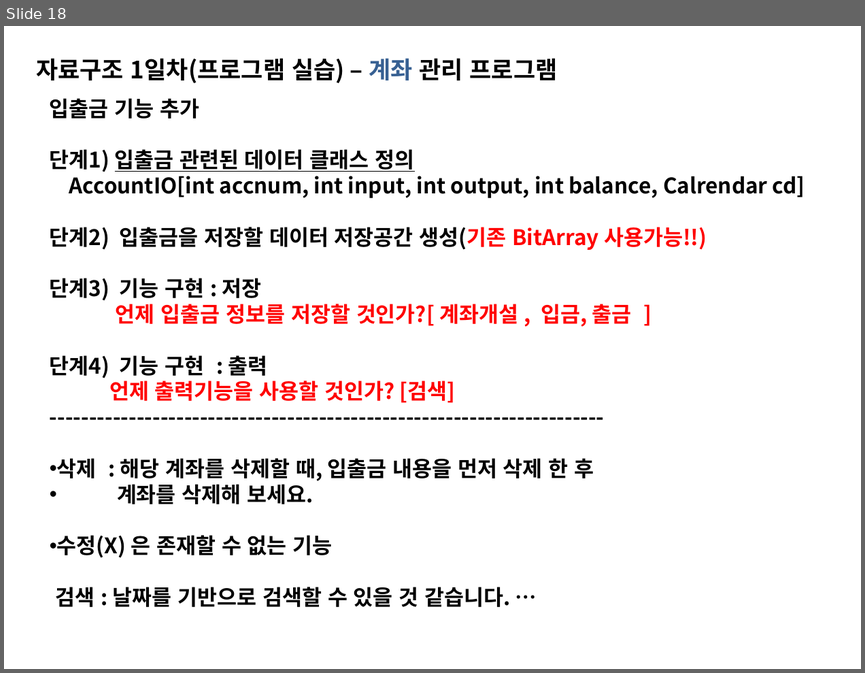
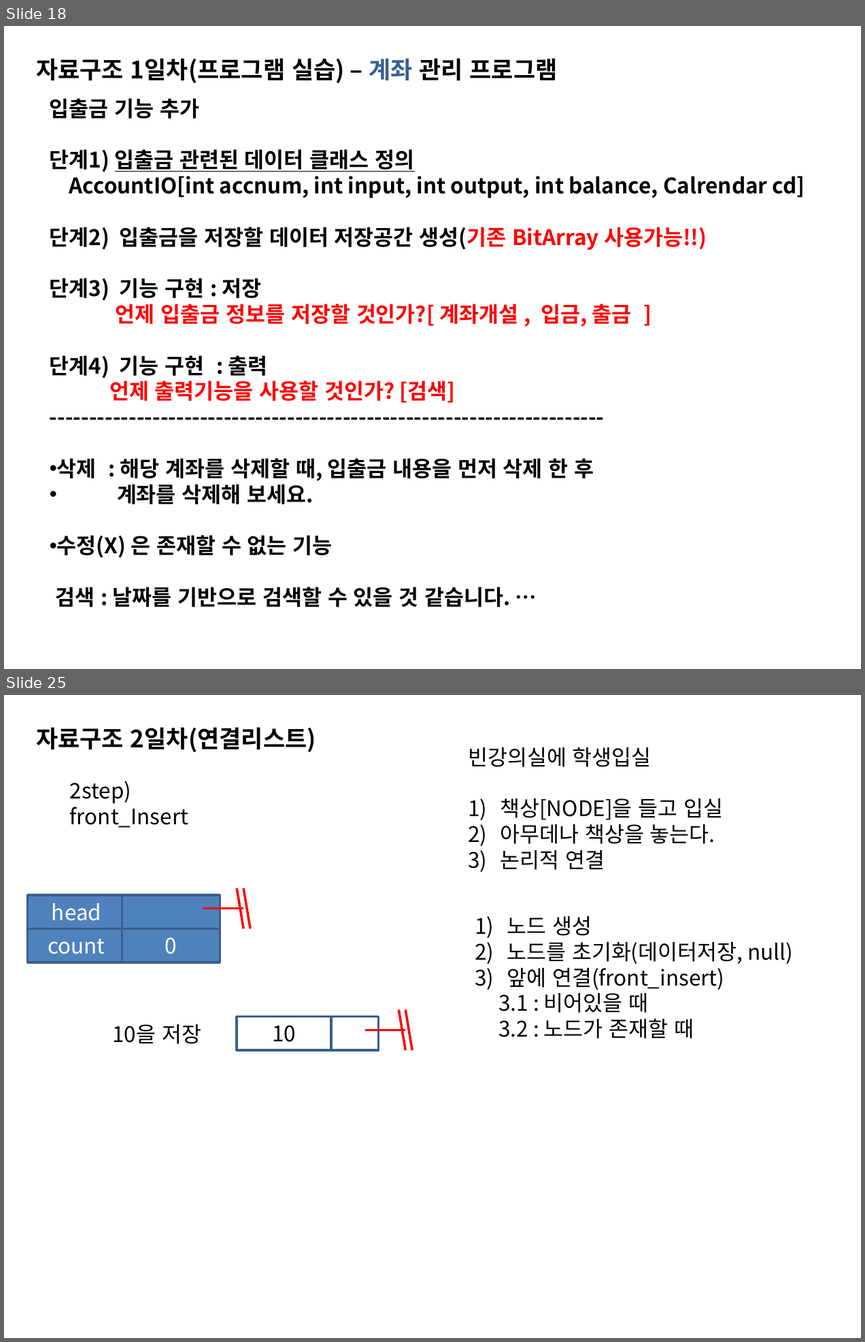
Before and after one commit to sing2song/TILDS, a slide deck: Java자료구조.pptx. Shown one above the other, each under a label of ours: slide 18 before the commit, slides 18 and 25 after it; the slides between them are not shown. The pictures are 865x673 and 865x1342 pixels, drawn with LibreOffice and Linux fonts; fonts in the diff are those of the drawing. Boxes give left, top, right and bottom in pixels: in the first picture for what was removed or moved away, otherwise in the second. Text is boxed around its words. In the diff, an @@ line names an element or a change of style, - is before the commit and + after.

```diff
--- a/Java자료구조.pptx
+++ b/Java자료구조.pptx
@@ slide 25 added at box(4, 695, 861, 1338), background #FFFFFF @@
@@ text added at box(36, 727, 316, 752), 20 pt, text #000000, bold @@
+자료구조 2일차(연결리스트)
@@ text added at box(70, 781, 189, 828), 18 pt, text #000000 @@
+2step) front_Insert
@@ text added at box(500, 798, 723, 870), 18 pt, text #000000 @@
+빈강의실에 학생입실
+1) 책상[NODE]을 들고 입실
+2) 아무데나 책상을 놓는다.
+3) 논리적 연결
@@ rectangle added at box(28, 895, 126, 928), fill #4F81BD, outline #3A5F8C 2 pt, 18 pt, text #FFFFFF @@
+head
@@ rectangle added at box(122, 895, 220, 928), fill #4F81BD, outline #3A5F8C 2 pt @@
@@ line added from (237, 888) to (244, 929), #FF0000 2 pt @@
@@ line added from (244, 888) to (250, 929), #FF0000 2 pt @@
@@ line added from (203, 909) to (244, 909), #FF0000 2 pt @@
@@ text added at box(498, 916, 793, 1038), 18 pt, text #000000 @@
+1) 노드 생성
+2) 노드를 초기화(데이터저장, null)
+3) 앞에 연결(front_insert)
+3.1 : 비어있을 때
+3.2 : 노드가 존재할 때
@@ rectangle added at box(28, 929, 126, 962), fill #4F81BD, outline #3A5F8C 2 pt, 18 pt, text #FFFFFF @@
+count
@@ rectangle added at box(122, 929, 220, 962), fill #4F81BD, outline #3A5F8C 2 pt, 18 pt, text #FFFFFF @@
+0
@@ rectangle added at box(237, 1016, 331, 1050), outline #3A5F8C 2 pt, 18 pt, text #000000 @@
+10
@@ rectangle added at box(331, 1016, 379, 1050), outline #3A5F8C 2 pt @@
@@ line added from (399, 1009) to (406, 1050), #FF0000 2 pt @@
@@ line added from (406, 1009) to (412, 1050), #FF0000 2 pt @@
@@ text added at box(112, 1024, 201, 1044), 18 pt, text #000000 @@
+10을 저장
@@ line added from (364, 1030) to (406, 1030), #FF0000 2 pt @@
```
Also in this commit, not shown: 42 other slides added, 4 other files.
